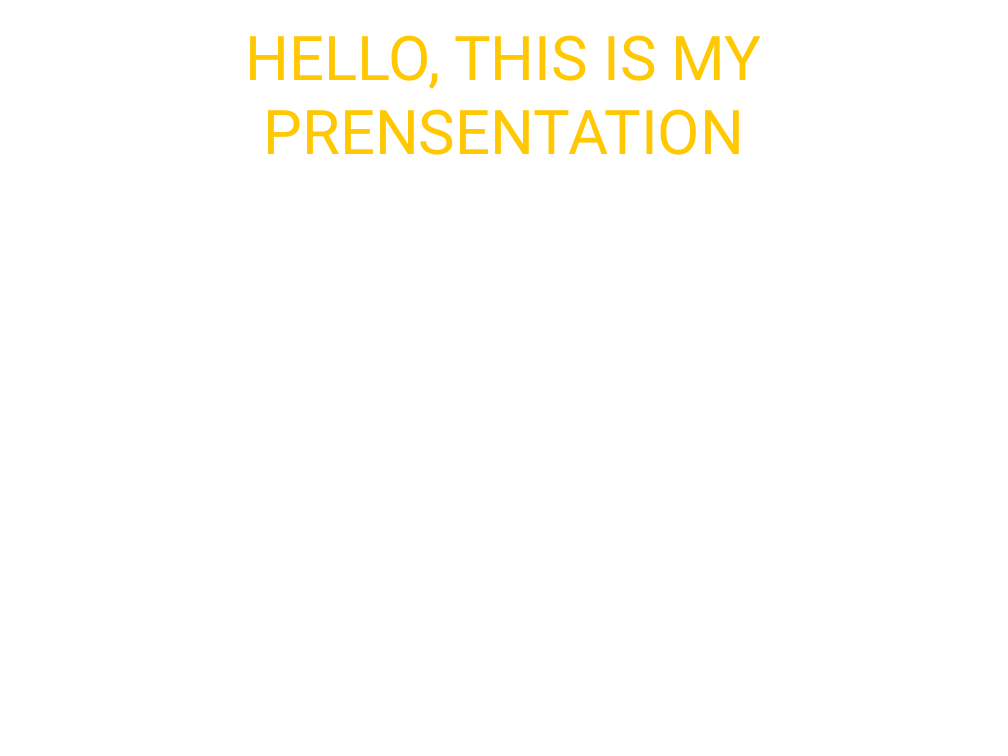
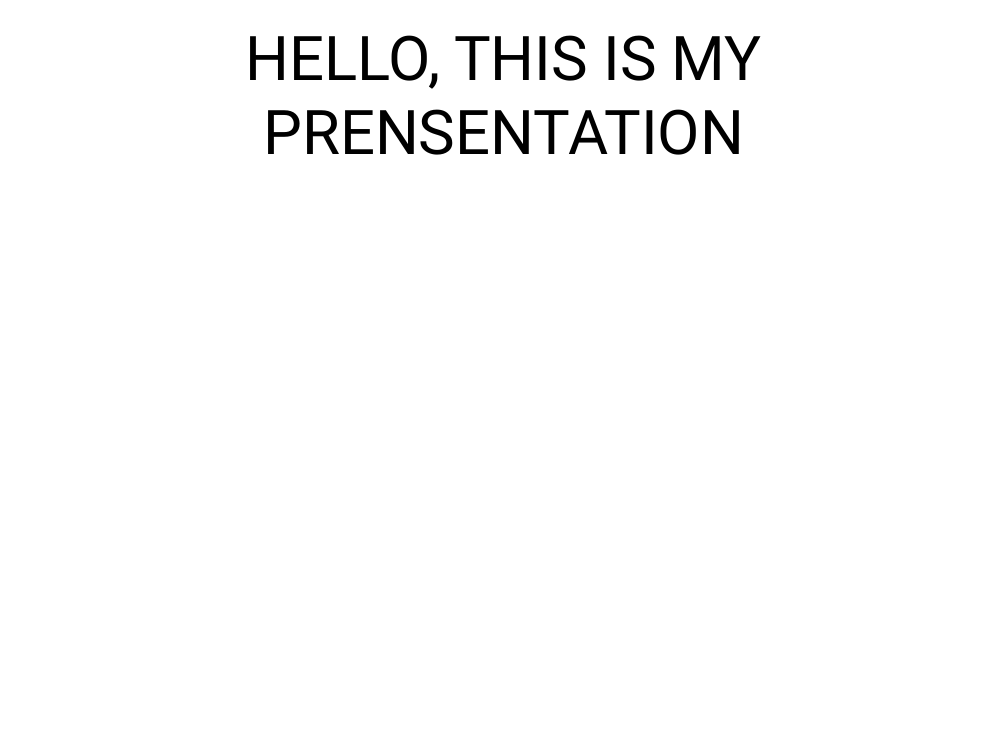
Before and after one commit to monstrotac/JsonConverterProject, a slide deck: slide 1 of JsonConverter/src/main/resources/OutputFolder/test.pptx. Drawn at 1008x756 pixels with LibreOffice and Linux fonts; fonts in the diff are those of the drawing. Boxes give left, top, right and bottom in pixels: in the first picture for what was removed or moved away, otherwise in the second. Text is boxed around its words. In the diff, an @@ line names an element or a change of style, - is before the commit and + after.

```diff
--- a/JsonConverter/src/main/resources/OutputFolder/test.pptx
+++ b/JsonConverter/src/main/resources/OutputFolder/test.pptx
@@ title "HELLO, THIS IS MY PRENSENTATION" at (245, 35, 762, 155): text colour #FFC800 to #000000 @@
```
Also in this commit, not shown: 6 other files.
